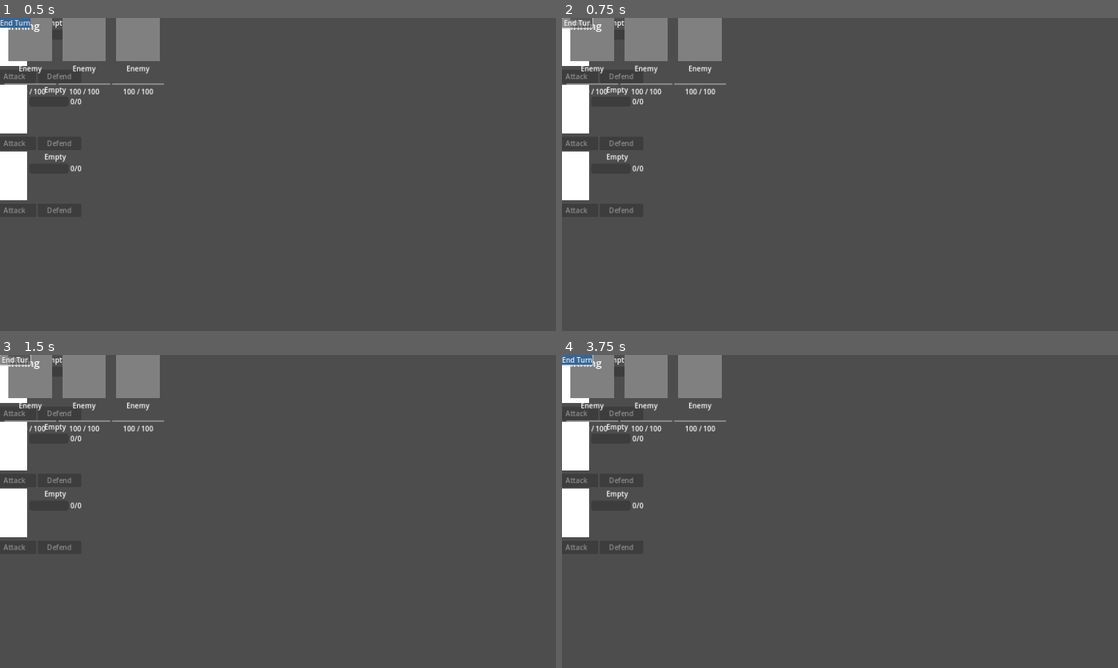
Above: before the commit, frames 1-4 (two rows, left to right).
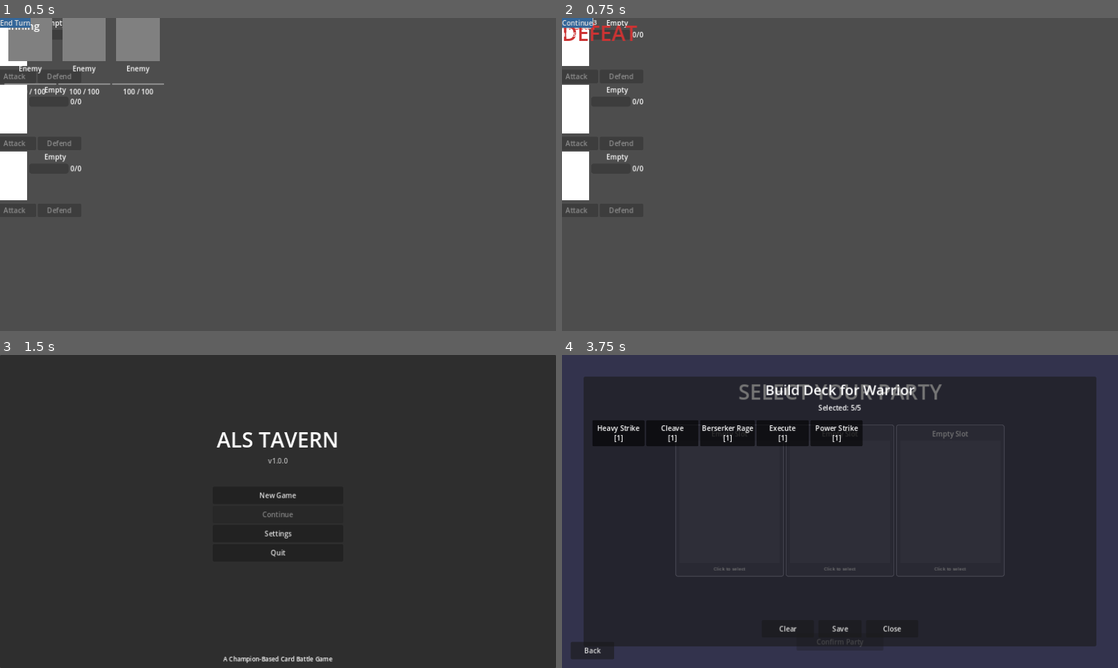
Above: after the commit, the same moments.

Repository: DaveEstey/als-tavern
Game: Godot game, scene res://scenes/battle/battle_scene.tscn
The game is run twice, just before and just after one commit, with the same random seed, the same clock (stepped at 60 frames per second) and the same inputs. This scene is started directly instead of the project's main scene.
Inputs (mouse positions are in pixels of both pictures, inside the frame that each line leads up to):
- Up to frame 1 (0.5 s): no input
- Up to frame 2 (0.75 s): click "End Turn" at 0.5 s
- Up to frame 3 (1.5 s): click (16, 361) at 1.25 s, where only the run after the commit has a clickable "Continue"
- Up to frame 4 (3.75 s): click (840, 495) at 2 s, where only the run after the commit has a clickable "New Game"; click (728, 502) at 2.77 s; click (728, 423) at 3.5 s, where only the run after the commit has a clickable "Warrior Lv.1 | HP: 40"

Frame 1 is identical in both runs. In frame 2, 3.8% of the frame differs, in the area x 0-30%, y 0-25%; in frame 3, 98%; in frame 4, 98%, in the area x 0-100%, y 0-100%.
Error after the commit: Invalid type in function 'initialize_battle' in base 'Node (BattleManager)'. The array of argument 1 (Array) does not have the same element type as the expecte…

Commit message:
Fix warnings and battle scene initialization errors
Code quality fixes:
- map_generator.gd: Fix integer division warnings on lines 56 and 87
  Use floori(map_width / 2.0) instead of map_width / 2
- champion.gd: Remove unused variable remaining_block (line 85)
- card.gd: Rename initialize() parameter from card_id to id to avoid shadowing
  class variable (line 50)
- card.gd: Prefix unused parameter caster with underscore in _execute_heal()

Battle scene fixes:
- hand_ui.gd: Change %CardsContainer to $CardsContainer for proper node reference
- battle_scene.gd: Use proper autoload access /root/GameManager instead of
  get_tree().root.get_child(0).get_node_or_null()

This resolves:
- W: Integer division warnings in map_generator.gd
- W: Unused variable remaining_block in champion.gd
- W: Shadowed variable card_id in card.gd
- W: Unused parameter caster in card.gd
- E: Node not found "%CardsContainer" in hand_ui.gd
- E: GameManager not found in battle_scene.gd

Diff:
--- a/scripts/battle/battle_scene.gd
+++ b/scripts/battle/battle_scene.gd
@@ -84,8 +84,9 @@
 
 func _ready() -> void:
 	# Get reference to GameManager (autoload)
-	game_manager = get_tree().root.get_child(0).get_node_or_null("GameManager")
-	if not game_manager:
+	if has_node("/root/GameManager"):
+		game_manager = get_node("/root/GameManager")
+	else:
 		push_error("GameManager not found. Make sure it's set up as an autoload.")
 		return
 
--- a/scripts/battle/card.gd
+++ b/scripts/battle/card.gd
@@ -47,18 +47,18 @@
 		push_error("CardDatabase not found. Make sure it's set up as an autoload.")
 
 
-func initialize(card_id: String) -> void:
+func initialize(id: String) -> void:
 	## Load card data from CardDatabase
-	self.card_id = card_id
+	self.card_id = id
 
 	if not card_database:
 		push_error("CardDatabase not available for card initialization")
 		return
 
 	# Get card data from database
-	var card_data: Dictionary = card_database.get_card_data(card_id)
+	var card_data: Dictionary = card_database.get_card_data(id)
 	if card_data.is_empty():
-		push_error("Card data not found for ID: %s" % card_id)
+		push_error("Card data not found for ID: %s" % id)
 		return
 
 	# Load basic properties
@@ -256,7 +256,7 @@
 	return true
 
 
-func _execute_heal(caster: Champion, targets: Array) -> bool:
+func _execute_heal(_caster: Champion, targets: Array) -> bool:
 	## Execute heal effect
 	## Healing = card value
 	for target in targets:
--- a/scripts/champions/champion.gd
+++ b/scripts/champions/champion.gd
@@ -82,7 +82,6 @@
 	total_damage = max(1, total_damage - defense_reduction)
 
 	# Apply block first (absorbs damage before HP)
-	var remaining_block = block
 	if block > 0:
 		if total_damage <= block:
 			block -= total_damage
--- a/scripts/map/map_generator.gd
+++ b/scripts/map/map_generator.gd
@@ -53,7 +53,7 @@
 	var start_node: Dictionary = _create_node(
 		node_id_counter,
 		"rest",  # Will be set in _place_special_nodes, but starting as rest
-		Vector2i(map_width / 2, 0)
+		Vector2i(floori(map_width / 2.0), 0)
 	)
 	nodes.append(start_node)
 	node_id_counter += 1
@@ -84,7 +84,7 @@
 	var boss_node: Dictionary = _create_node(
 		node_id_counter,
 		"boss",
-		Vector2i(map_width / 2, rows - 1)
+		Vector2i(floori(map_width / 2.0), rows - 1)
 	)
 	nodes.append(boss_node)
 	node_id_counter += 1
--- a/scripts/ui/hand_ui.gd
+++ b/scripts/ui/hand_ui.gd
@@ -22,7 +22,7 @@
 @export var card_ui_scene: PackedScene  # Should be preloaded with: preload("res://scenes/ui/card_ui.tscn")
 
 # References
-@onready var cards_container: HBoxContainer = %CardsContainer
+@onready var cards_container: HBoxContainer = $CardsContainer
 
 # State properties
 var current_cards: Array[Control] = []
